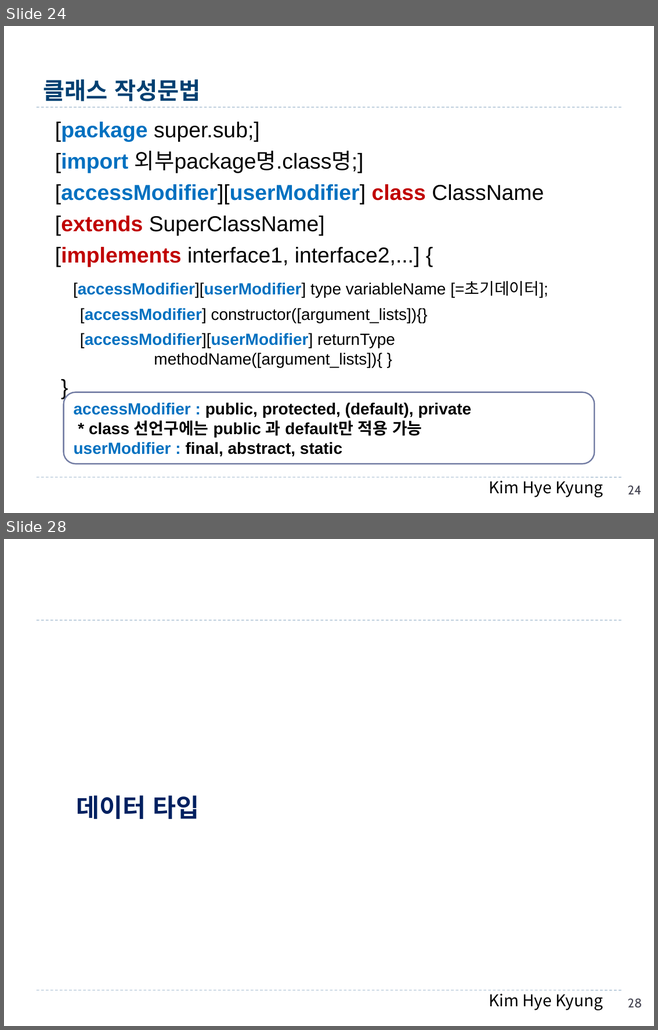
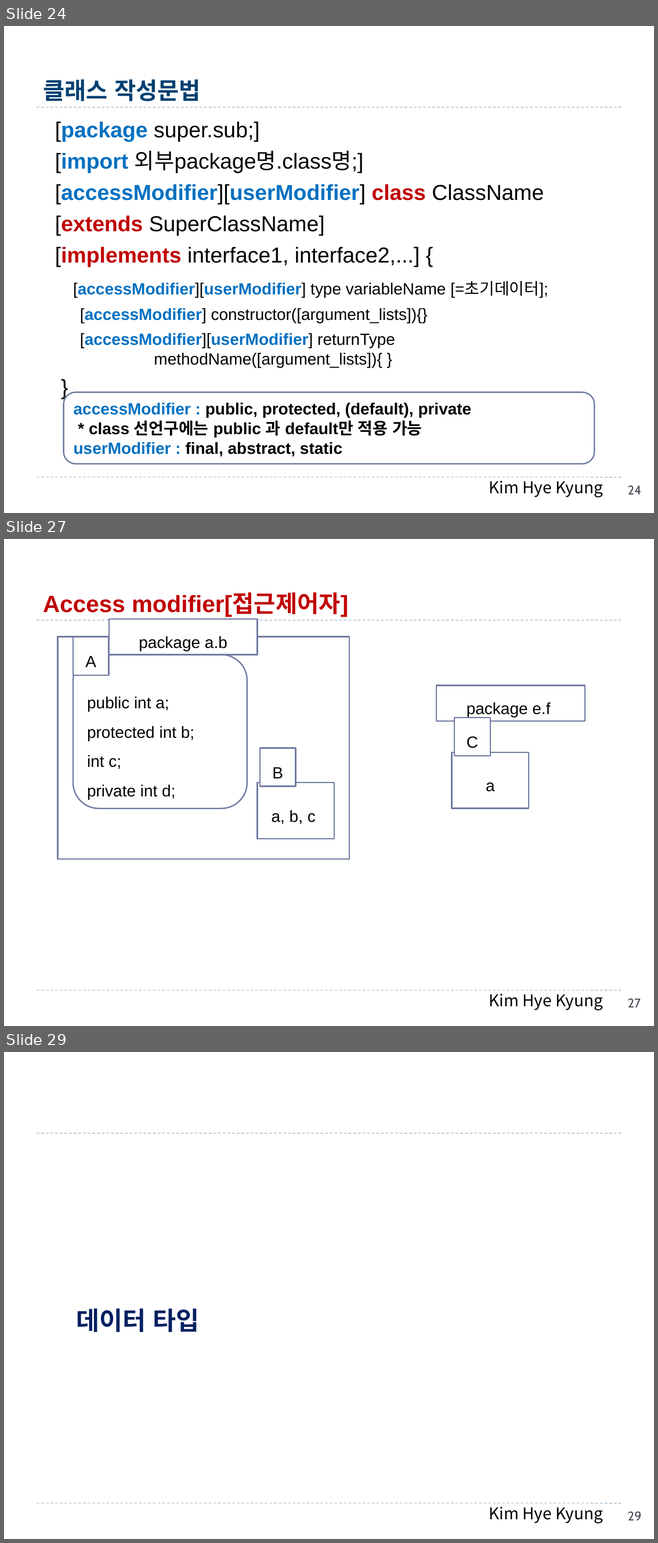
Before and after one commit to hwanginbeom/bigData, a slide deck: 1.Java_김혜경.pptx. Shown one above the other, each under a label of ours: slides 24 and 28 before the commit, slides 24, 27 and 29 after it; the slides between them are not shown. The pictures are 658x1030 and 658x1543 pixels, drawn with LibreOffice and Linux fonts; fonts in the diff are those of the drawing. Boxes give left, top, right and bottom in pixels: in the first picture for what was removed or moved away, otherwise in the second. Text is boxed around its words. In the diff, an @@ line names an element or a change of style, - is before the commit and + after.

```diff
--- a/1.Java_김혜경.pptx
+++ b/1.Java_김혜경.pptx
@@ slide 27 added at (x1=4, y1=539, x2=654, y2=1026), background #FFFFFF; not listed: 3 template elements that a slide beside it also shows @@
@@ title added at (x1=43, y1=594, x2=348, y2=617), 26 pt, text #C00000, bold @@
+Access modifier[접근제어자]
@@ rectangle added at (x1=108, y1=619, x2=257, y2=654), fill #FFFFFF, outline #727CA3 1.5 pt, 18 pt, text #000000 @@
+package a.b
@@ rectangle added at (x1=58, y1=637, x2=350, y2=860), fill #FFFFFF, outline #727CA3 1.5 pt @@
@@ rectangle added at (x1=73, y1=637, x2=108, y2=675), fill #FFFFFF, outline #727CA3 1.5 pt, 18 pt, text #000000 @@
+A
@@ rounded rectangle added at (x1=73, y1=654, x2=247, y2=809), fill #FFFFFF, outline #727CA3 1.5 pt, 18 pt, text #000000 @@
+public int a;
+protected int b;
+int c;
+private int d;
@@ rectangle added at (x1=436, y1=685, x2=584, y2=721), fill #FFFFFF, outline #727CA3 1.5 pt, 18 pt, text #000000 @@
+package e.f
@@ rectangle added at (x1=454, y1=718, x2=490, y2=756), fill #FFFFFF, outline #727CA3 1.5 pt, 18 pt, text #000000 @@
+C
@@ rectangle added at (x1=260, y1=748, x2=296, y2=787), fill #FFFFFF, outline #727CA3 1.5 pt, 18 pt, text #000000 @@
+B
@@ rectangle added at (x1=452, y1=752, x2=528, y2=809), fill #FFFFFF, outline #727CA3 1.5 pt, 18 pt, text #000000 @@
+a
@@ rectangle added at (x1=257, y1=783, x2=334, y2=839), fill #FFFFFF, outline #727CA3 1.5 pt, 18 pt, text #000000 @@
+a, b, c
@@ page number added at (x1=628, y1=998, x2=640, y2=1008), 14 pt, text #464653 @@
+27
@@ what was slide 28 is now slide 29 @@
@@ page number at (x1=628, y1=1511, x2=641, y2=1521): text changed @@
-28
+29
```
Also in this commit, not shown: 15 slides changed.
